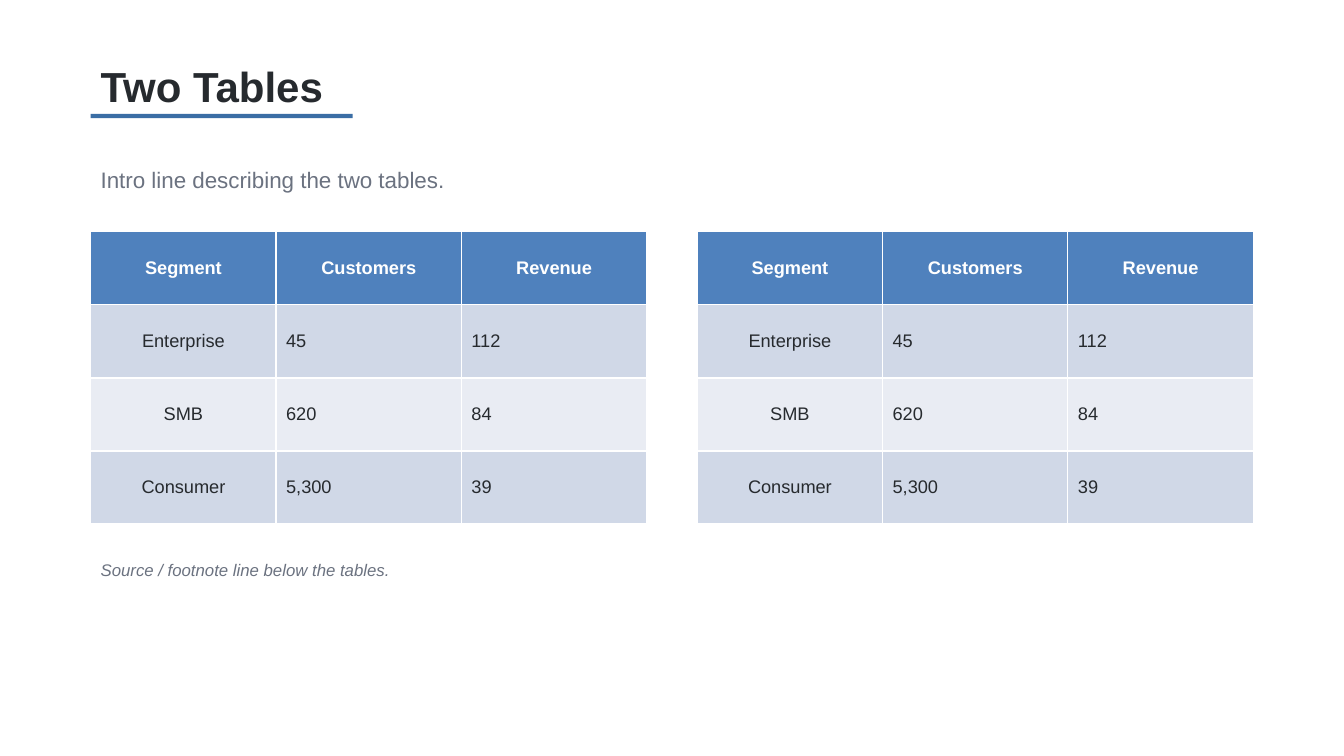
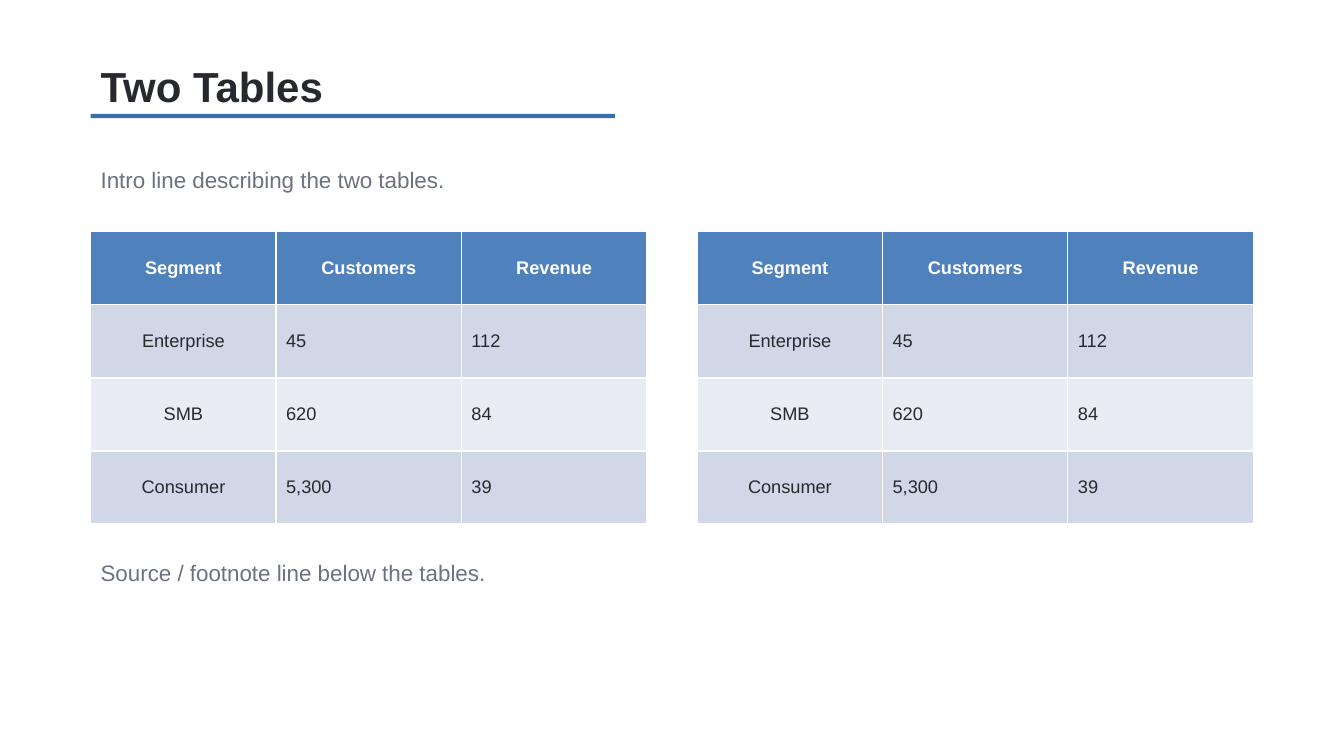
Before and after one commit to TakebumiSuzuki/CC-Dev-Container, a slide deck: slide 14 of template-source/basic_template.pptx (slide 13 before the commit). Drawn at 1344x756 pixels with LibreOffice and Linux fonts; fonts in the diff are those of the drawing. Boxes give left, top, right and bottom in pixels: in the first picture for what was removed or moved away, otherwise in the second. Text is boxed around its words. In the diff, an @@ line names an element or a change of style, - is before the commit and + after.

```diff
--- a/template-source/basic_template.pptx
+++ b/template-source/basic_template.pptx
@@ rectangle: place and size @@
-rectangle at [91, 114, 353, 118]
+rectangle at [91, 114, 615, 118]
@@ text "Source / footnote line below ..." at [101, 565, 485, 581]: size 12 to 16 pt, italic off @@
```
Also in this commit, not shown: 15 other slides changed, 1 slide added, 1 other file.
